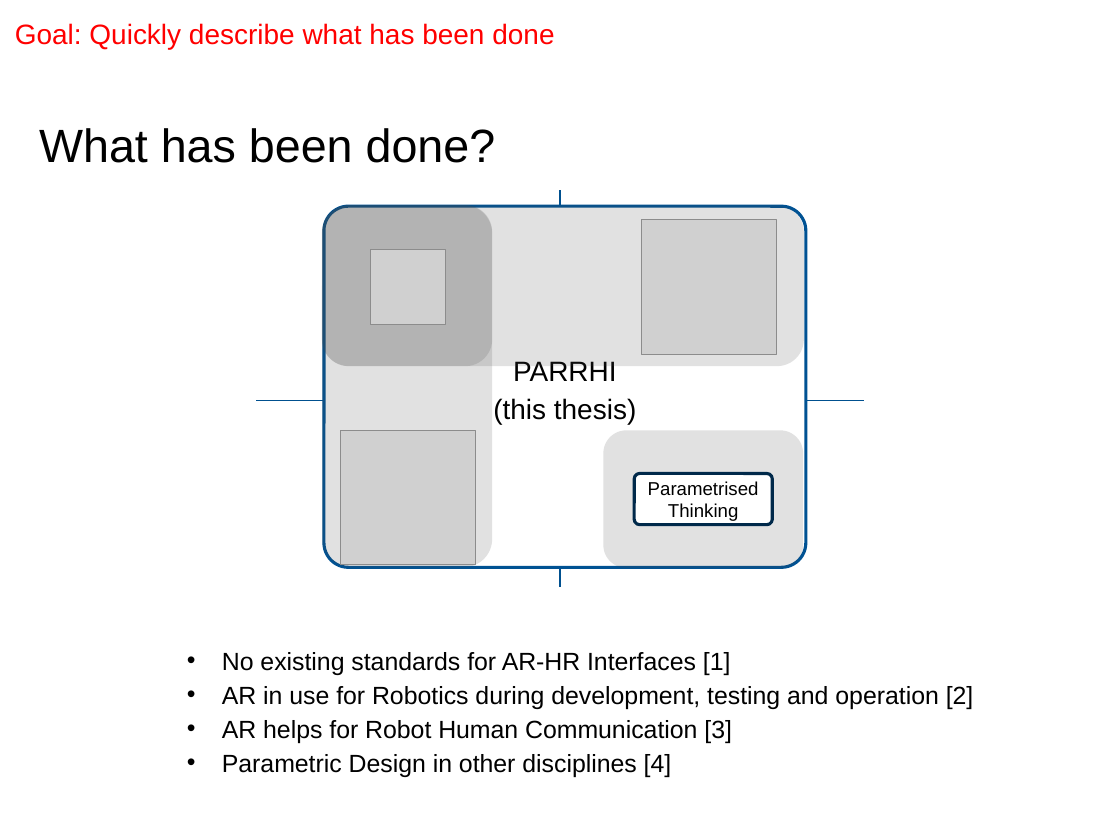
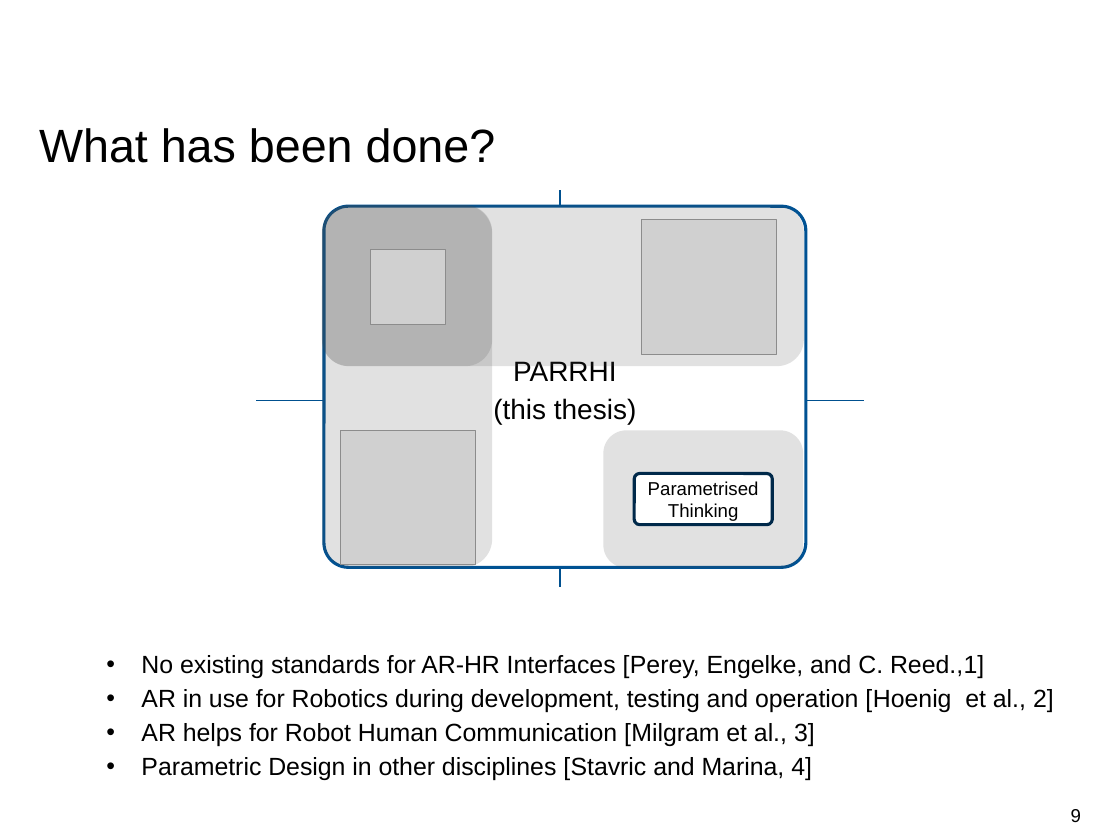
Before and after one commit to EricVoll/PARRHI, a slide deck: slide 9 of 05_Presentation/PARRHIPresentationv2.pptx (slide 8 before the commit). Drawn at 1120x840 pixels with LibreOffice and Linux fonts; fonts in the diff are those of the drawing; grey boxes stand for pictures; background and template pictures are left out. Boxes give left, top, right and bottom in pixels: in the first picture for what was removed or moved away, otherwise in the second. Text is boxed around its words. In the diff, an @@ line names an element or a change of style, - is before the commit and + after.

```diff
--- a/05_Presentation/PARRHIPresentationv2.pptx
+++ b/05_Presentation/PARRHIPresentationv2.pptx
@@ text removed at [15, 23, 554, 49] @@
-Goal: Quickly describe what has been done
@@ text at [141, 655, 1054, 780]: text changed @@
-• No existing standards for AR-HR Interfaces [1]
-• AR in use for Robotics during development, testing and operation [2]
-• AR helps for Robot Human Communication [3]
-• Parametric Design in other disciplines [4]
+• No existing standards for AR-HR Interfaces [Perey, Engelke, and C. Reed.,1]
+• AR in use for Robotics during development, testing and operation [Hoenig et al., 2]
+• AR helps for Robot Human Communication [Milgram et al., 3]
+• Parametric Design in other disciplines [Stavric and Marina, 4]
@@ page number added at [1071, 809, 1081, 822], 12 pt, text #000000 @@
+9
```
Also in this commit, not shown: 25 other slides changed, 1 slide added, 13 other files.
